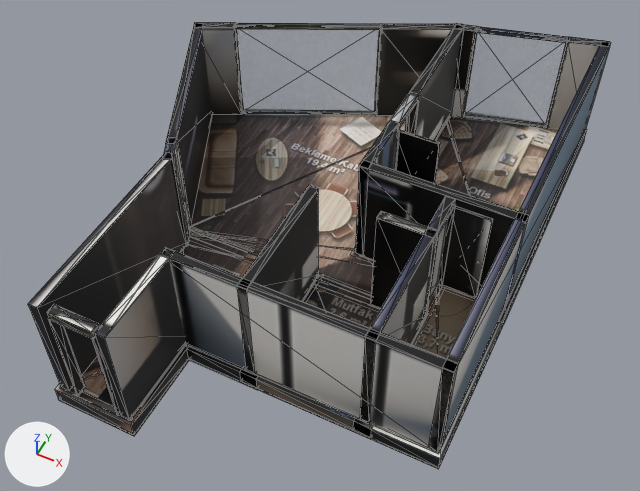
Before and after pictures for a commit that changed the glTF model _bake/glb/kent-2/model.glb.
Camera for both pictures: a 50 mm camera at (5.28, -10.54, 12.68) aimed at (0.33, -0.64, 0.3). Arrows for +X, +Y and +Z are at lower left; the lights stay in place. The older version comes first. Mesh edges are drawn as thin lines. Where no turn or scale is listed for an object, it has been applied to the vertices. Vertices at exactly the same position are counted once.
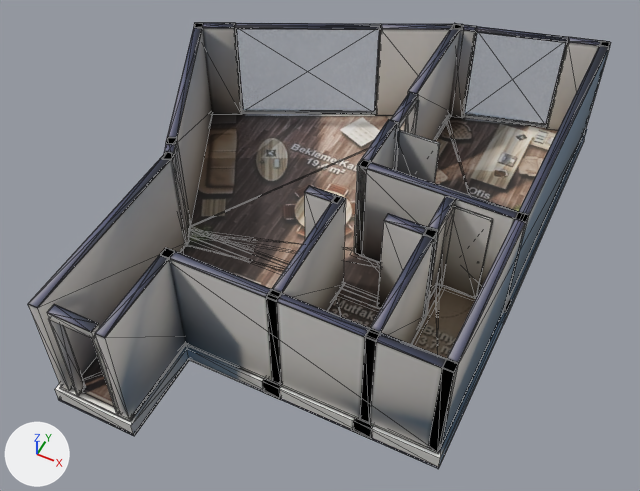
Location of each change, (x1, y1, x2, y2) in pixels of the pictures (640 x 491 px; the box of a moved part takes in the faces that stretch with it):
'Mesh_0', surface changed, reshaped
    both: (28, 23, 611, 469)
part 1 of me_mesh_0, added
    after: (404, 31, 460, 141)
part 2 of me_mesh_0, added
    after: (408, 23, 463, 94)
part 3 of me_mesh_0, added
    after: (354, 124, 397, 255)
part 4 of me_mesh_0, added
    after: (357, 119, 397, 167)
part 5 of me_mesh_0, added
    after: (266, 199, 346, 384)
part 6 of me_mesh_0, moved or reshaped
    before: (238, 185, 318, 289)
    after: (266, 196, 346, 301)
part 7 of me_mesh_0, added
    after: (305, 185, 341, 203)
part 8 of me_mesh_0, moved or reshaped
    before: (183, 23, 528, 437)
    after: (183, 159, 528, 438)
part 9 of me_mesh_0, surface changed (black to grey)
    both: (28, 24, 587, 469)

What changed in the scene script:
```text
Change mat_baked:
    where n3 = _N.new('ShaderNodeMapping'); n3.name = 'Mapping'
    n3.inputs[1].default_value: (0.00127, -14.97, 0.0) -> (0.00112, -14.97, 0.0)  # 'Location'
Change me_mesh_0:
    used by ob_mesh_0; location = (-3.98, 5.26, -0.36)
    remove me_mesh_0.from_pydata(...)  # 981 vertices, 1700 faces; spans x 0.0..7.9, y -10.52..0.0, z 0.0..2.62
    add me_mesh_0.from_pydata(...)  # 1011 vertices, 1724 faces; spans x 0.0..7.9, y -10.52..0.0, z 0.0..2.62
    me_mesh_0 part 1: a new loose piece, a box spanning x 4.83..5.0, y -3.28..-0.83, z 0.36..2.61, in mat_baked
    me_mesh_0 part 2: a new loose piece, a box spanning x 4.833..5.007, y -3.279..-0.827, z 2.61..2.622, in mat_baked
    me_mesh_0 part 3: a new loose piece, a box spanning x 4.83..5.0, y -5.52..-4.18, z 0.36..2.61, in mat_baked
    me_mesh_0 part 4: a new loose piece, a box spanning x 4.833..5.007, y -5.521..-4.18, z 2.61..2.622, in mat_baked
    me_mesh_0 part 5: a new loose piece, a box spanning x 4.83..5.0, y -8.75..-6.34, z 0.36..2.61, in mat_baked
    me_mesh_0 part 6: the loose piece of 8 vertices spanning x 4.32..4.5, y -8.75..-6.34, z 2.61..2.62 is moved by (0.51, 0.0, 0.0)
    me_mesh_0 part 7: a new loose piece, a box spanning x 4.327..4.935, y -6.507..-6.333, z 2.61..2.622, in mat_baked
    me_mesh_0 part 8
    20 vertices are removed from x 4.33..5.04, y -8.75..-0.83, z 0.35..2.62
    100 faces are deleted
    27 vertices in x 4.25..4.57, y -8.83..-6.26, z 0.0..0.36 move by (0.44, 0.0, 0.0)
    8 vertices in x 5.65, y -6.51..-6.33, z 0.36..2.62 move by (0.12, 0.0, 0.0)
    5 vertices move from x 4.33..4.49, y -8.75..-6.34, z 0.36..2.61 to x 4.33..4.93, y -6.51..-6.34, z 0.36..2.61
    2 vertices are added at (4.85, -6.42, 0.35), (4.93, -6.34, 0.36)
    52 new faces join them
    me_mesh_0 part 9: 1081 kept faces spanning x 0.0..7.9, y -10.52..0.0, z 0.0..2.62 get new texture (UV) coordinates
```
